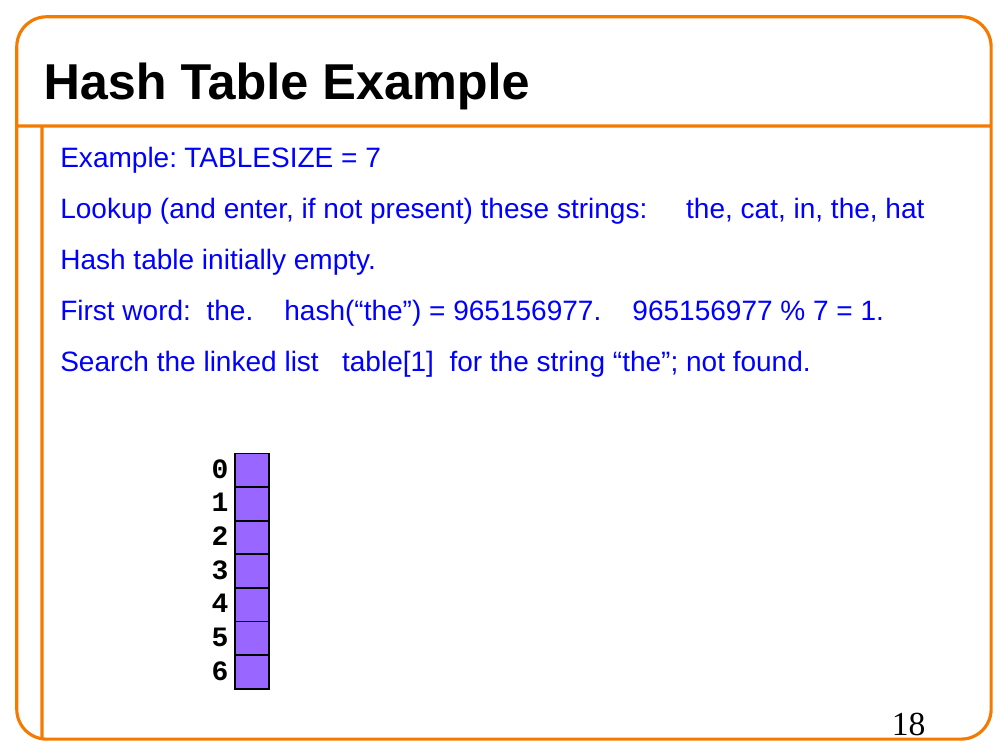
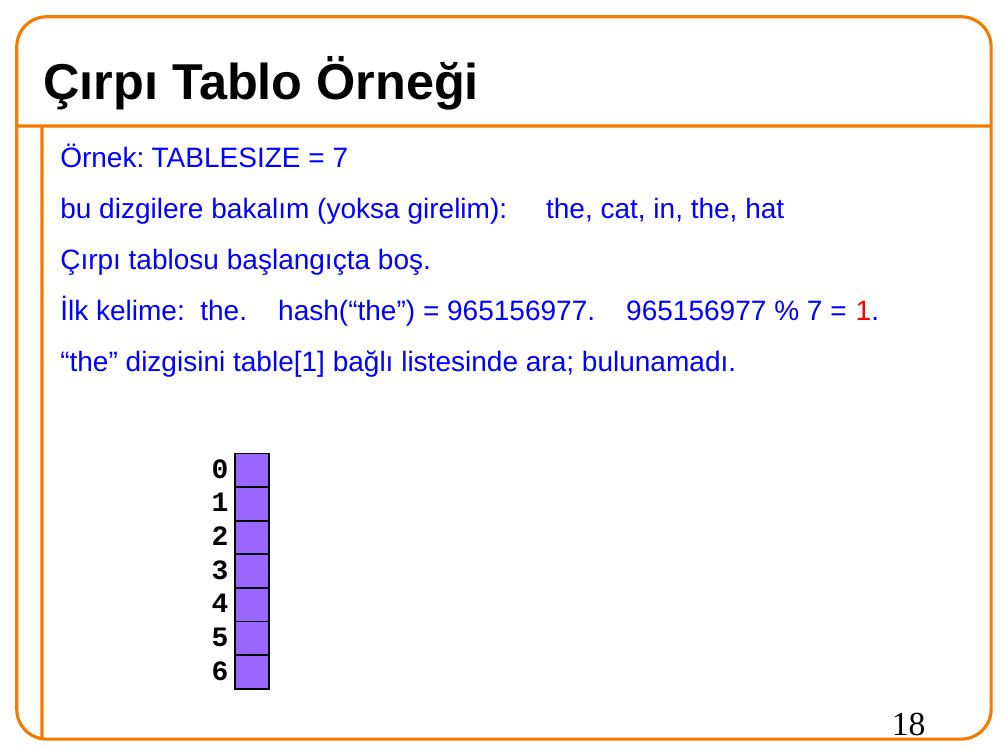
Before and after one commit to 19ceng/ceng201pro, a slide deck: slide 18 of 09hash.odp. Drawn at 1008x756 pixels with LibreOffice and Linux fonts; fonts in the diff are those of the drawing; background and template pictures are left out. Boxes give left, top, right and bottom in pixels: in the first picture for what was removed or moved away, otherwise in the second. Text is boxed around its words. In the diff, an @@ line names an element or a change of style, - is before the commit and + after.

Commit message:
09hash: OK

```diff
--- a/09hash.odp
+++ b/09hash.odp
@@ title at (44, 59, 479, 109): text changed @@
-Hash Table Example
+Çırpı Tablo Örneği
@@ text at (60, 145, 879, 377): text changed @@
-Example: TABLESIZE = 7
-Lookup (and enter, if not present) these strings: the, cat, in, the, hat
-Hash table initially empty.
-First word: the. hash(“the”) = 965156977. 965156977 % 7 = 1.
-Search the linked list table[1] for the string “the”; not found.
+Örnek: TABLESIZE = 7
+bu dizgilere bakalım (yoksa girelim): the, cat, in, the, hat
+Çırpı tablosu başlangıçta boş.
+İlk kelime: the. hash(“the”) = 965156977. 965156977 % 7 = 1.
+“the” dizgisini table[1] bağlı listesinde ara; bulunamadı.
```
Also in this commit, not shown: 25 other slides changed, 8 slides added, 8 slides removed, 1 other file.
